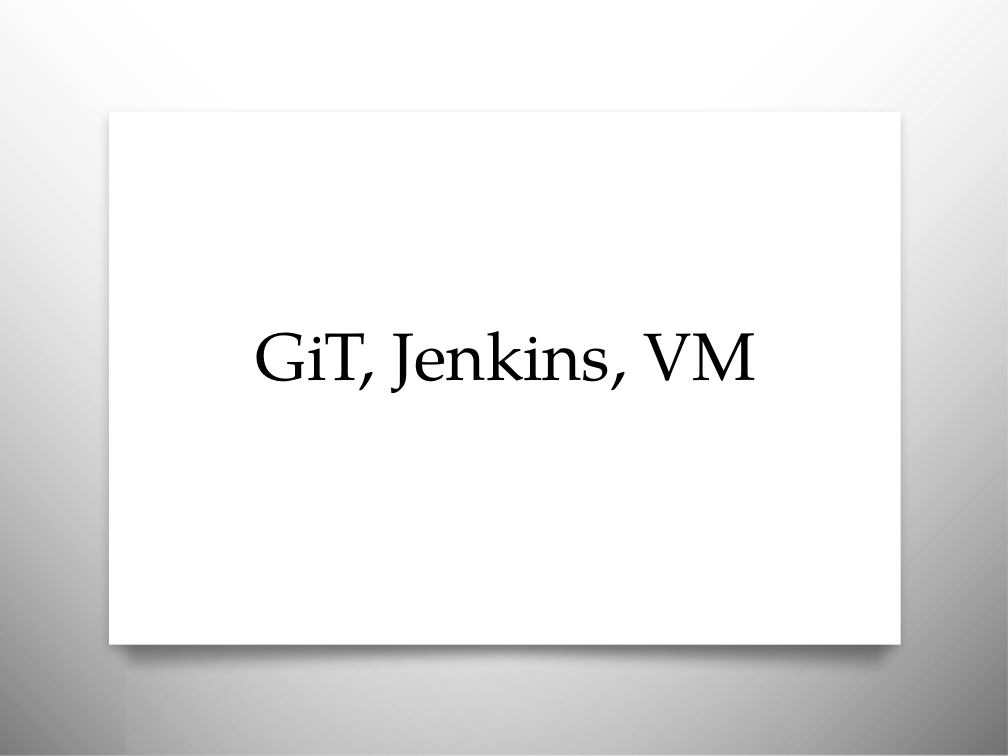
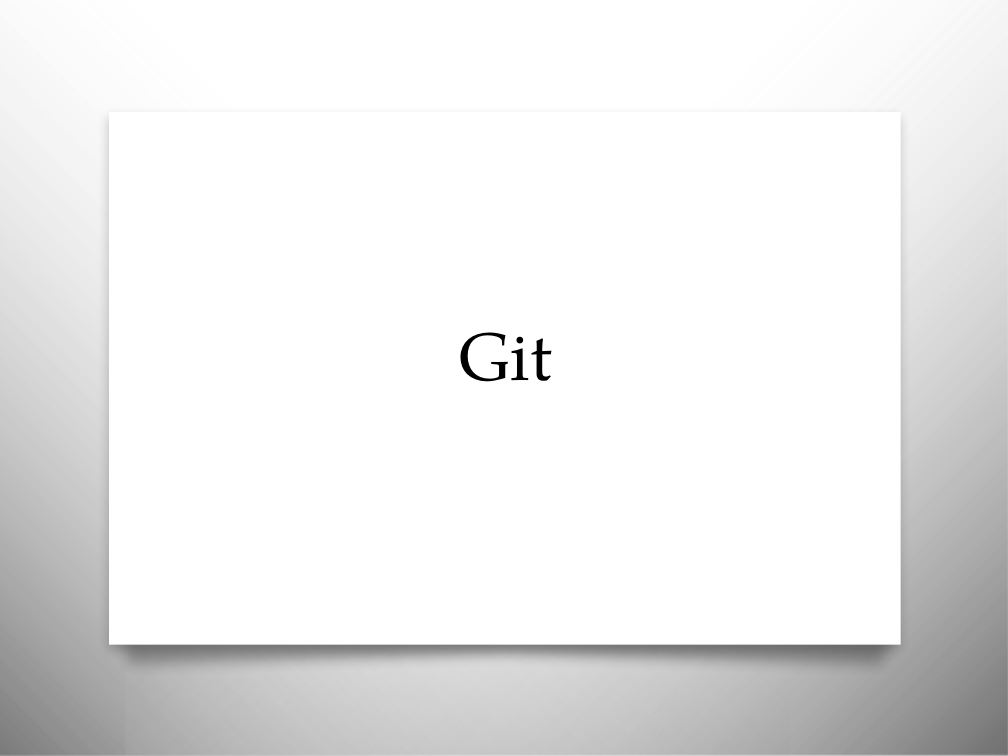
Before and after one commit to JCMander/PortalPower, a slide deck: slide 1 of Git/Git Slides.pptx. Drawn at 1008x756 pixels with LibreOffice and Linux fonts; fonts in the diff are those of the drawing; background and template pictures are left out. Boxes give left, top, right and bottom in pixels: in the first picture for what was removed or moved away, otherwise in the second. Text is boxed around its words. In the diff, an @@ line names an element or a change of style, - is before the commit and + after.

Commit message:
Jenkins + Git rules

```diff
--- a/Git/Git Slides.pptx
+++ b/Git/Git Slides.pptx
@@ title at bbox=[460, 332, 552, 382]: text changed @@
-GiT, Jenkins, VM
+Git
```
Also in this commit, not shown: 5 slides added, 2 slides removed, 1 other file.
